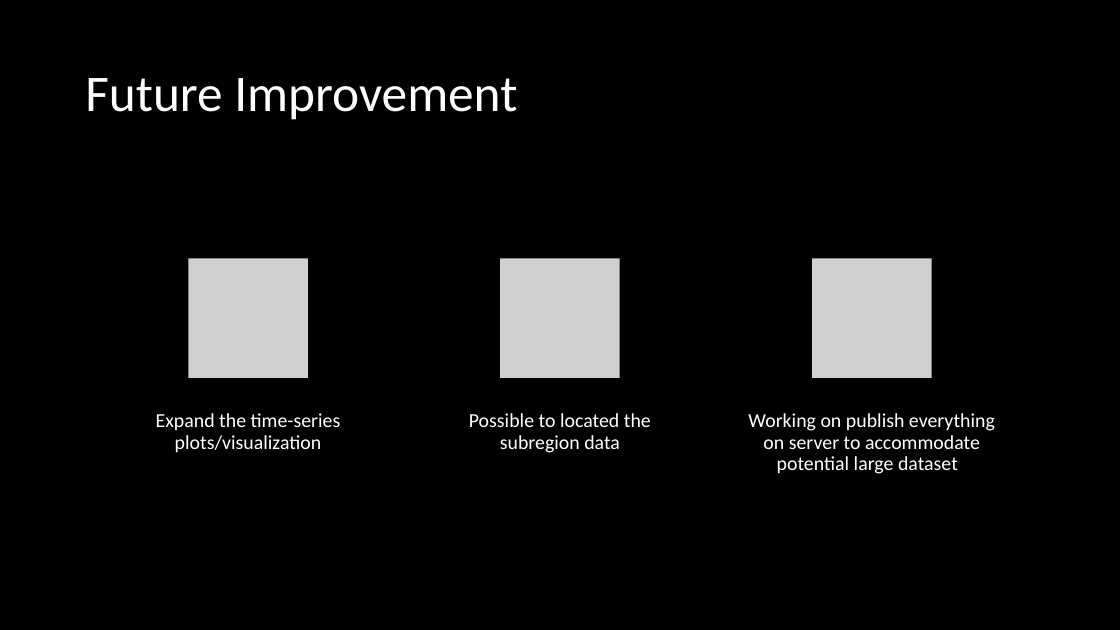
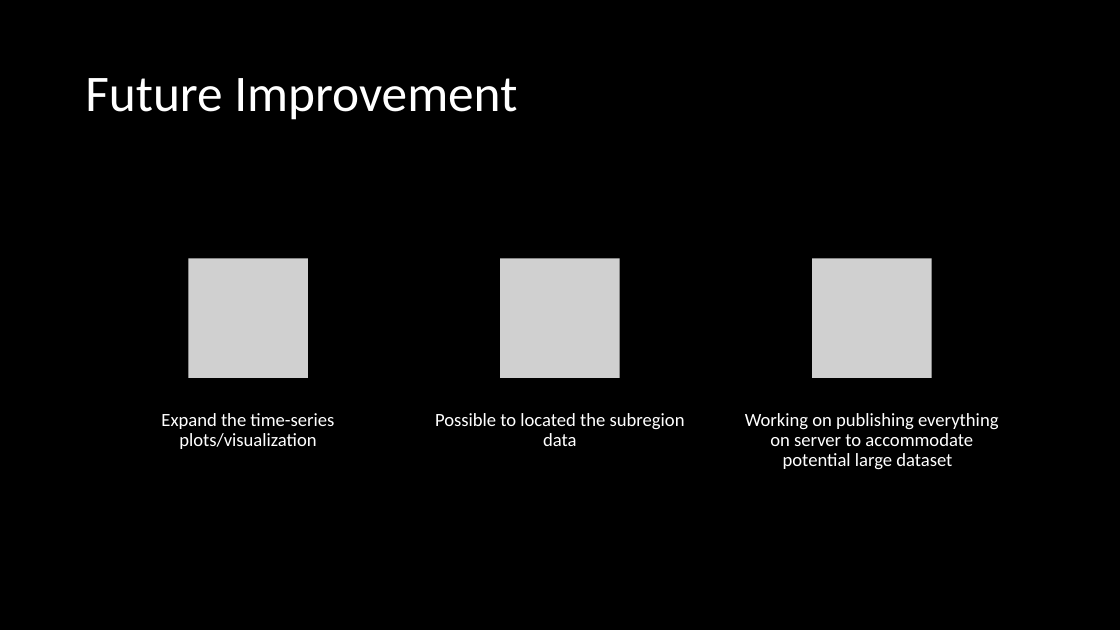
Before and after one commit to klee12/GEOG891_Fall_2021, a slide deck: slide 14 of Project/FinalPresentaton_Lee.pptx. Drawn at 1120x630 pixels with LibreOffice and Linux fonts; fonts in the diff are those of the drawing; grey boxes stand for pictures; background and template pictures are left out. Boxes give left, top, right and bottom in pixels: in the first picture for what was removed or moved away, otherwise in the second. Text is boxed around its words. In the diff, an @@ line names an element or a change of style, - is before the commit and + after.

```diff
--- a/Project/FinalPresentaton_Lee.pptx
+++ b/Project/FinalPresentaton_Lee.pptx
@@ text "Expand the time-series plots/visualization" at [161,413,334,449]: size 17 to 16 pt @@
@@ text "Possible to located the subregion ..." at [435,413,685,446]: size 17 to 16 pt @@
@@ text at [745,413,999,470]: text changed; size 17 to 16 pt @@
-Working on publish everything on server to accommodate potential large dataset
+Working on publishing everything on server to accommodate potential large dataset
```
Also in this commit, not shown: 5 other slides changed, 1 slide added, 1 slide removed, 3 other files.
